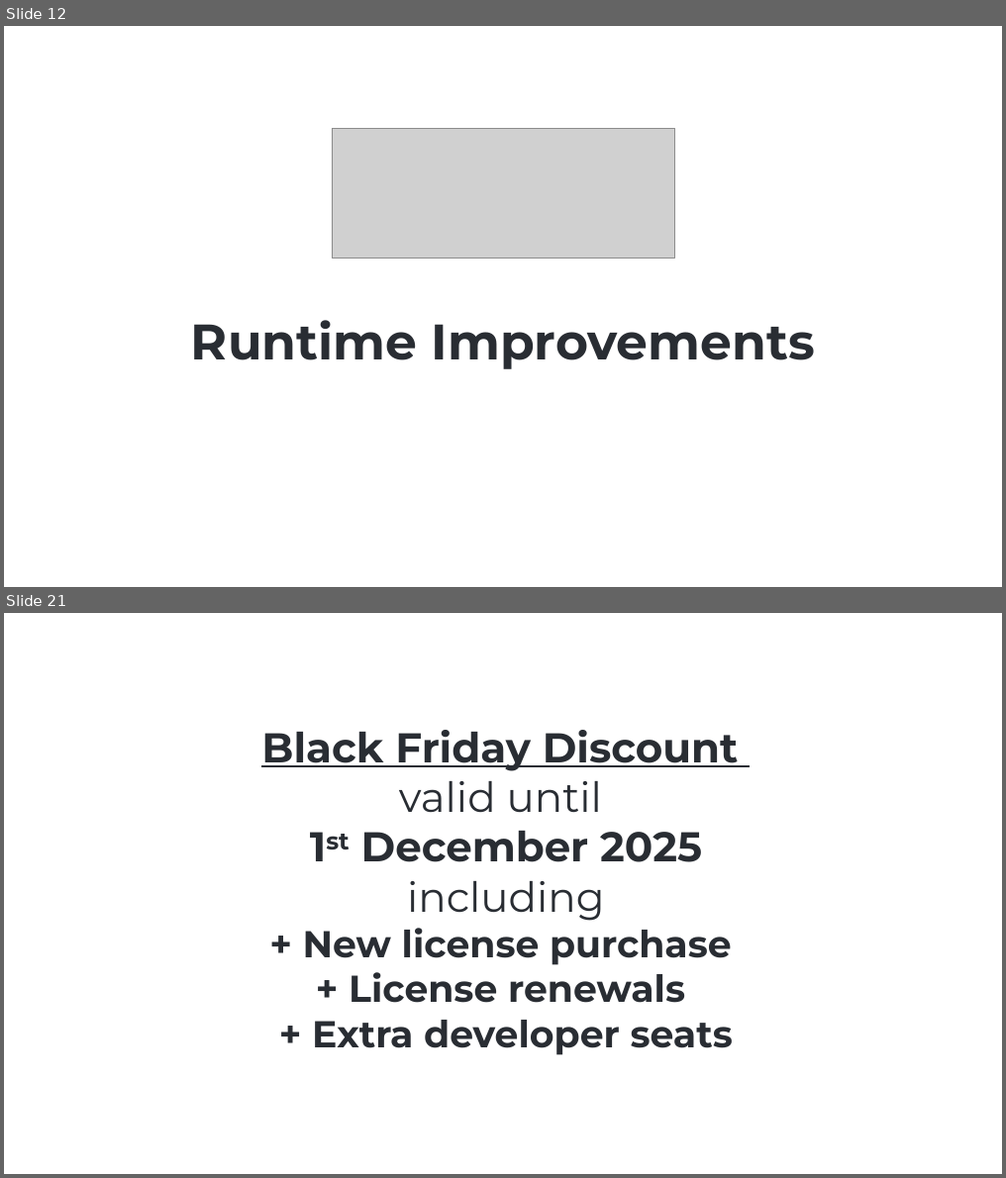
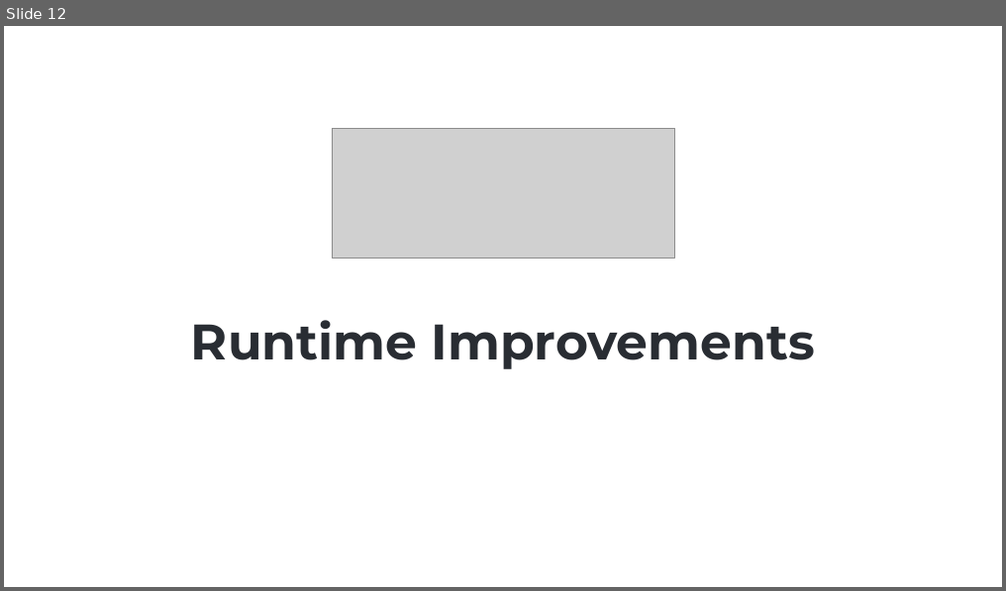
Before and after one commit to ebicoglu/presentations, a slide deck: abp-community-talks-2025.09.pptx. Shown one above the other, each under a label of ours: slides 12 and 21 before the commit, slide 12 after it; the slides between them are not shown. The pictures are 1006x1178 and 1006x591 pixels, drawn with LibreOffice and Linux fonts; fonts in the diff are those of the drawing; grey boxes stand for pictures; background and template pictures are left out. Boxes give left, top, right and bottom in pixels: in the first picture for what was removed or moved away, otherwise in the second. Text is boxed around its words. In the diff, an @@ line names an element or a change of style, - is before the commit and + after.

```diff
--- a/abp-community-talks-2025.09.pptx
+++ b/abp-community-talks-2025.09.pptx
@@ slide 21 removed at (x1=4, y1=613, x2=1002, y2=1174), background picture (left out) @@
@@ text removed at (x1=261, y1=730, x2=739, y2=1056) @@
-Black Friday Discount
-valid until
-1st December 2025
-including
-+ New license purchase
-+ License renewals
-+ Extra developer seats
```
Also in this commit, not shown: 17 slides changed, 2 slides added.
